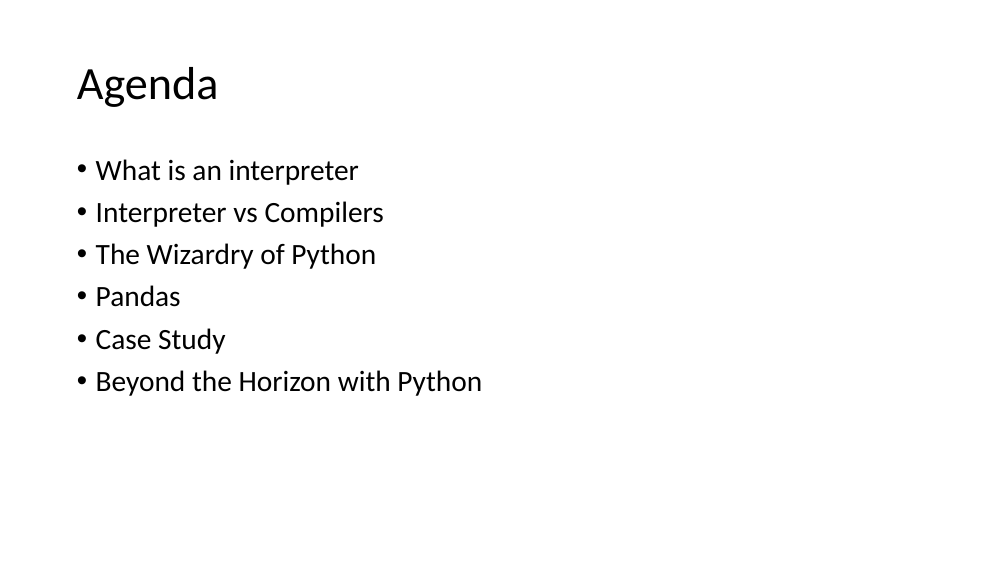
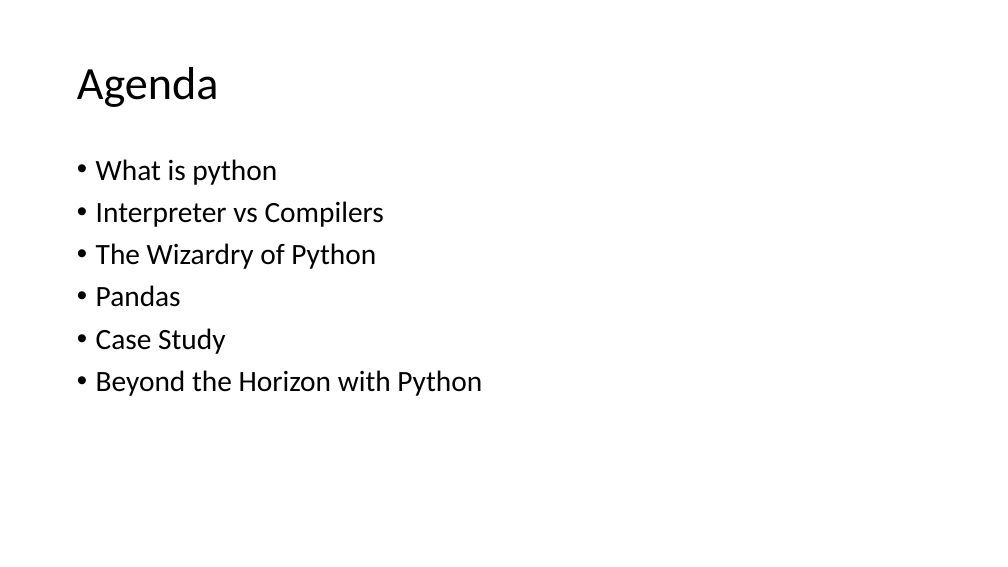
Before and after one commit to spoorthiempowher/Empowher-Curriculum, a slide deck: slide 2 of Python/EmpowHer - Python Curriculum.pptx. Drawn at 1008x567 pixels with LibreOffice and Linux fonts; fonts in the diff are those of the drawing. Boxes give left, top, right and bottom in pixels: in the first picture for what was removed or moved away, otherwise in the second. Text is boxed around its words. In the diff, an @@ line names an element or a change of style, - is before the commit and + after.

```diff
--- a/Python/EmpowHer - Python Curriculum.pptx
+++ b/Python/EmpowHer - Python Curriculum.pptx
@@ text at (96,159,277,185): text changed @@
-• What is an interpreter
+• What is python
```
Also in this commit, not shown: 30 slides added.
